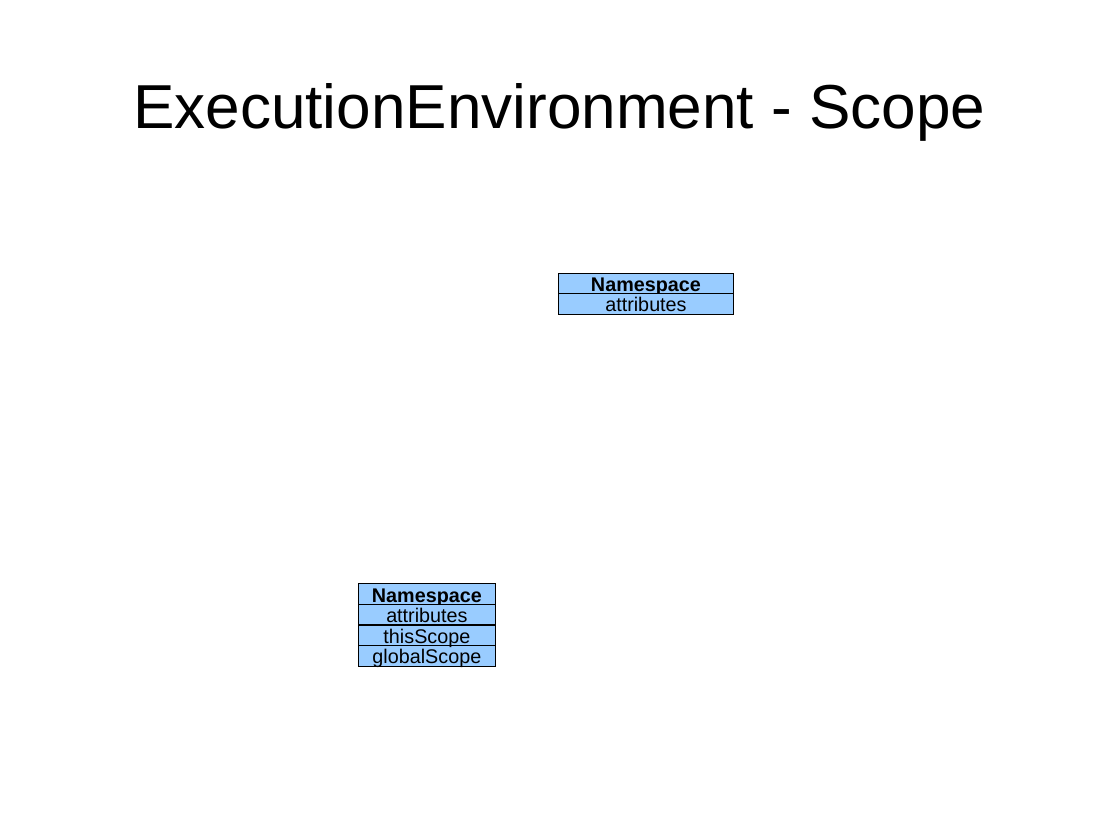
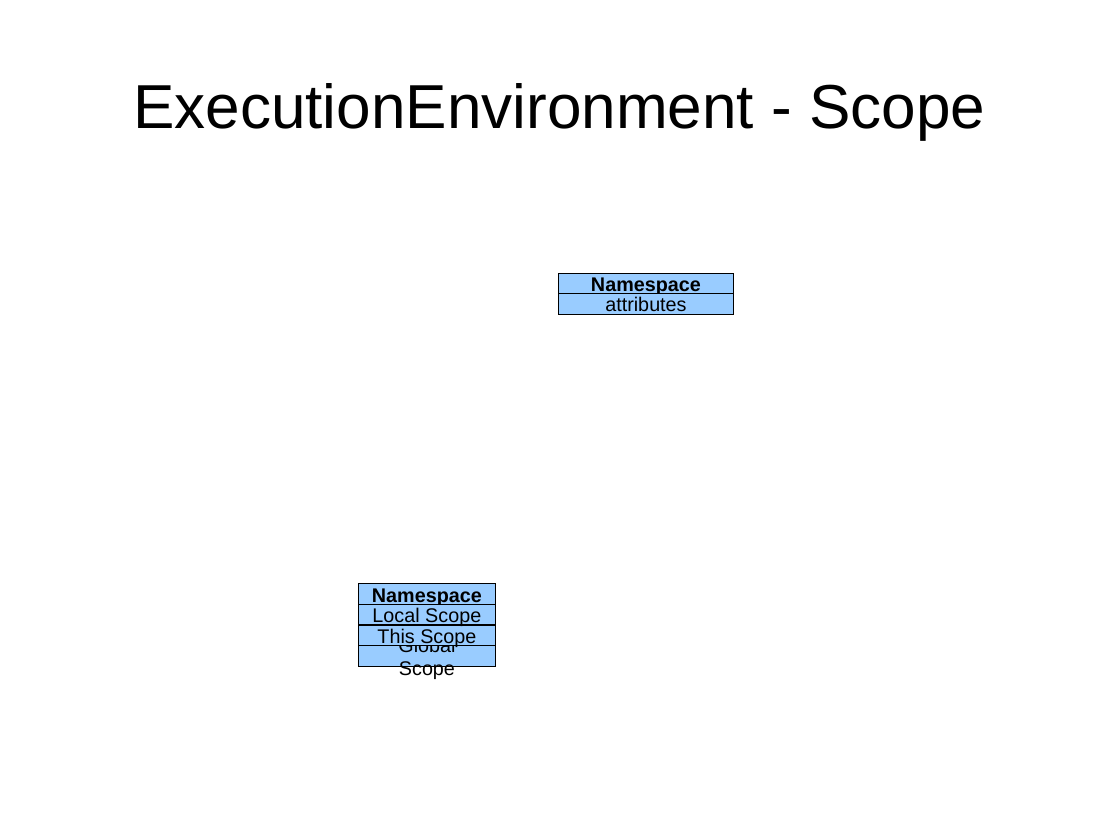
Before and after one commit to eike-welk/freeode, a slide deck: slide 8 of freeode_py/SIML Compiler Outline.odp. Drawn at 1120x840 pixels with LibreOffice and Linux fonts; fonts in the diff are those of the drawing. Boxes give left, top, right and bottom in pixels: in the first picture for what was removed or moved away, otherwise in the second. Text is boxed around its words. In the diff, an @@ line names an element or a change of style, - is before the commit and + after.

Commit message:
Implemented new style Siml function. The implementation is however incomplete, the function's local variables are not stored for flattening. The infrastructure of the compile statement should also set up a namespace where the automatically created variables can be stored.

```diff
--- a/freeode_py/SIML Compiler Outline.odp
+++ b/freeode_py/SIML Compiler Outline.odp
@@ text in rectangle at bbox=[372, 607, 481, 626]: text changed @@
-attributes
+Local Scope
@@ text in rectangle at bbox=[377, 628, 476, 647]: text changed @@
-thisScope
+This Scope
@@ text in rectangle at bbox=[398, 636, 455, 680]: text changed @@
-globalScope
+Global Scope
```
Also in this commit, not shown: 4 other slides changed, 3 slides added, 2 slides removed, 3 other files.
